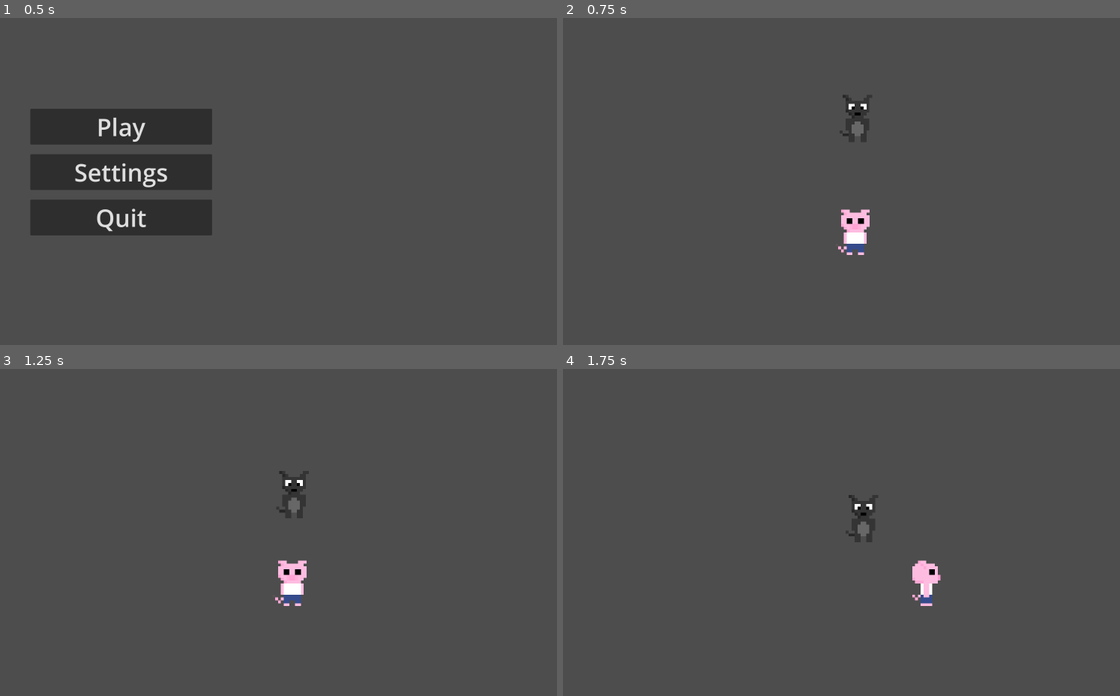
Above: before the commit, frames 1-4 (two rows, left to right).
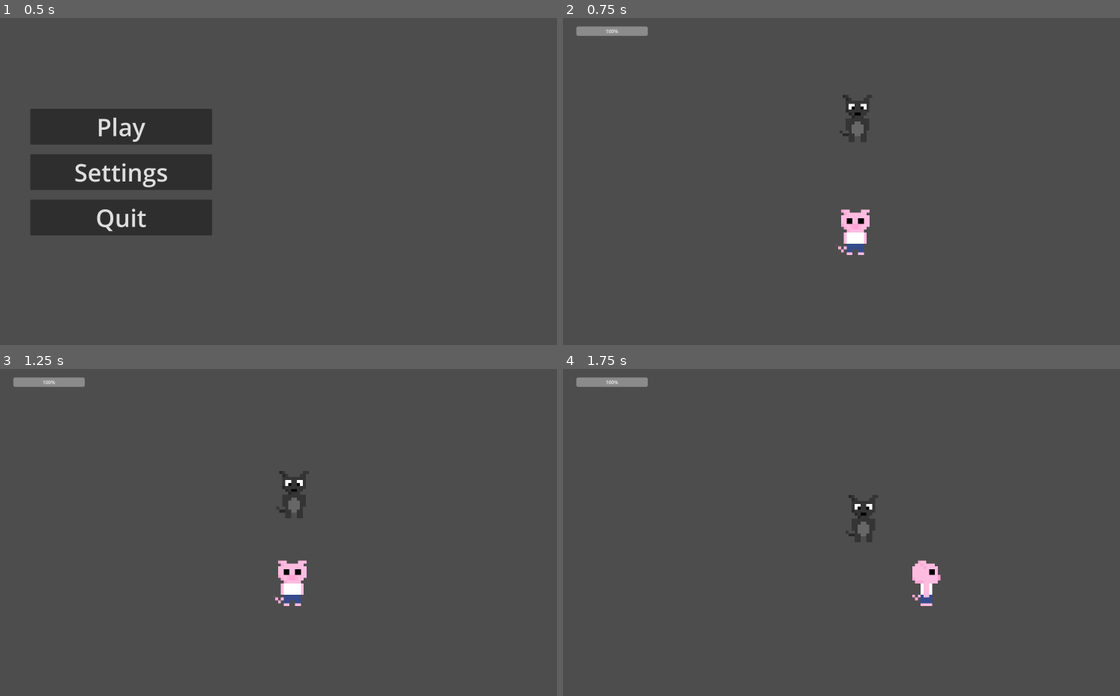
Above: after the commit, the same moments.

Repository: VeryVeryCoolName/atestathorror
Game: Godot game, scene res://Scenes/main_menu.tscn
Two runs of this game, one before a commit and one after it. Both use one fixed random seed, a clock stepped at 60 frames per second and the inputs below.
Inputs:
- Up to frame 1 (0.5 s): no input
- Up to frame 2 (0.75 s): click "Play" at 0.5 s
- Up to frame 3 (1.25 s): no input
- Up to frame 4 (1.75 s): hold D (MoveRight) from 1.28 s (still down); tap Z (Attack) at 1.35 s

Frame 1 is identical in both runs. In frame 2, 0.4% of the frame differs, in the area x 2-16%, y 2-6%; in frame 3, 0.4%; in frame 4, 0.4%.

Commit message:
Health Bar UPDATE xoxo

Diff:
--- a/Scenes/game.tscn
+++ b/Scenes/game.tscn
@@ -1,10 +1,11 @@
-[gd_scene load_steps=23 format=3 uid="uid://qt58swgp7716"]
+[gd_scene load_steps=24 format=3 uid="uid://qt58swgp7716"]
 
 [ext_resource type="Script" uid="uid://bk6bio18r35n4" path="res://Scripts/player.gd" id="1_ebmjs"]
 [ext_resource type="Script" uid="uid://d3gstux5dn6sj" path="res://Scripts/cameracontroller.gd" id="1_nnt18"]
 [ext_resource type="Texture2D" uid="uid://snot1g3hrdef" path="res://Assets/Sprites/Player/Movement/piggy_pc_down3.png" id="2_nb51f"]
 [ext_resource type="AudioStream" uid="uid://c6gtnu1gvs8mu" path="res://music/gamemusic.mp3" id="2_qxrlw"]
 [ext_resource type="Texture2D" uid="uid://dp7sh4lr1jpbm" path="res://Assets/Sprites/Player/piggy_pc_down.png" id="2_wrm1d"]
+[ext_resource type="Script" uid="uid://b7o434eck1c6h" path="res://Scripts/healthbar.gd" id="3_iivbl"]
 [ext_resource type="Texture2D" uid="uid://c31k0wiywrw4h" path="res://Assets/Sprites/Player/Movement/piggy_pc_down1.png" id="3_nnt18"]
 [ext_resource type="Texture2D" uid="uid://dnrg3w4egmg4r" path="res://Assets/Sprites/Player/Movement/piggy_pc_down2.png" id="4_ewbju"]
 [ext_resource type="Texture2D" uid="uid://c4yjhdd5ec0w2" path="res://Assets/Sprites/Player/Movement/piggy_pc_left2.png" id="5_85qyi"]
@@ -91,16 +92,32 @@
 
 [node name="game" type="Node2D"]
 
+[node name="AudioStreamPlayer" type="AudioStreamPlayer" parent="."]
+stream = ExtResource("2_qxrlw")
+autoplay = true
+
 [node name="Camera2D" type="Camera2D" parent="."]
 script = ExtResource("1_nnt18")
 board_size = Vector2(1850, 950)
 player_path = NodePath("../PlayerCharacter")
+
+[node name="CanvasLayer" type="CanvasLayer" parent="Camera2D"]
+
+[node name="ProgressBar" type="ProgressBar" parent="Camera2D/CanvasLayer"]
+offset_left = 44.0
+offset_top = 28.0
+offset_right = 280.0
+offset_bottom = 59.0
+value = 100.0
+fill_mode = 1
+script = ExtResource("3_iivbl")
 
 [node name="PlayerCharacter" type="CharacterBody2D" parent="."]
 position = Vector2(-950, 643)
 collision_layer = 9
 collision_mask = 9
 script = ExtResource("1_ebmjs")
+health_bar_path = NodePath("../Camera2D/CanvasLayer/ProgressBar")
 
 [node name="AnimatedSprite2D" type="AnimatedSprite2D" parent="PlayerCharacter"]
 texture_filter = 1
@@ -128,10 +145,6 @@
 scale = Vector2(4.38376, -3.73666)
 shape = SubResource("RectangleShape2D_wrm1d")
 
-[node name="AudioStreamPlayer" type="AudioStreamPlayer" parent="."]
-stream = ExtResource("2_qxrlw")
-autoplay = true
-
 [node name="BossCharacter" type="CharacterBody2D" parent="."]
 position = Vector2(-942, 242)
 script = ExtResource("16_ewbju")
--- /dev/null
+++ b/Scripts/healthbar.gd
@@ -0,0 +1,20 @@
+extends ProgressBar
+
+@export var max_health := 100
+@export var current_health := 100
+
+func _ready():
+	update_bar()
+
+func update_health(new_health: int):
+	current_health = clamp(new_health, 0, max_health)
+	update_bar()
+
+func set_max_health(new_max: int):
+	max_health = new_max
+	current_health = min(current_health, max_health)
+	update_bar()
+
+func update_bar():
+	max_value = max_health
+	value = current_health
--- a/Scripts/player.gd
+++ b/Scripts/player.gd
@@ -2,22 +2,36 @@
 
 @export var offset = 64
 @export var movespeed : float = 65000.0
-var cardinaldirection : Vector2 = Vector2.DOWN
-var direction : Vector2 = Vector2.ZERO
+@export_node_path("ProgressBar") var health_bar_path
+var direction: Vector2 = Vector2.ZERO
+var cardinaldirection: Vector2 = Vector2.DOWN
 var is_attacking: bool = false
+var freeze: bool = false
+var inAttack: bool = false
+const MAX_HEALTH := 100
+var health := MAX_HEALTH : set = set_health
 @onready var attack_area = $AttackArea
 @onready var animated_sprite = $AnimatedSprite2D
-var freeze : = false
+var health_bar: ProgressBar
 
-var health = 100
-var inAttack = false
+func _ready():
+	if health_bar_path:
+		health_bar = get_node(health_bar_path)
+		health_bar.max_value = MAX_HEALTH
+		health_bar.value = health
+
+func set_health(value: int):
+	health = clamp(value, 0, MAX_HEALTH)
+	if health_bar:
+		health_bar.value = health
+	if health == 0:
+		freeze = true
 
 func _process(delta):
-	if (health == 0):
-		freeze = true
 	if freeze:
 		velocity = Vector2.ZERO
 		return
+
 	if not is_attacking:
 		direction.x = Input.get_action_strength("MoveRight") - Input.get_action_strength("MoveLeft")
 		direction.y = Input.get_action_strength("MoveDown") - Input.get_action_strength("MoveUp")
@@ -30,14 +44,17 @@
 	if Input.is_action_just_pressed("Attack") and not is_attacking:
 		attack()
 
+# === PHYSICS ===
 func _physics_process(_delta):
 	if not is_attacking:
 		move_and_slide()
 
+# === ATTACK HANDLING ===
 func attack():
 	is_attacking = true
 	velocity = Vector2.ZERO
 	var original_position = attack_area.position
+
 	match cardinaldirection:
 		Vector2.UP:
 			animated_sprite.play("attack_up")
Not shown, added: Scripts/healthbar.gd.uid
